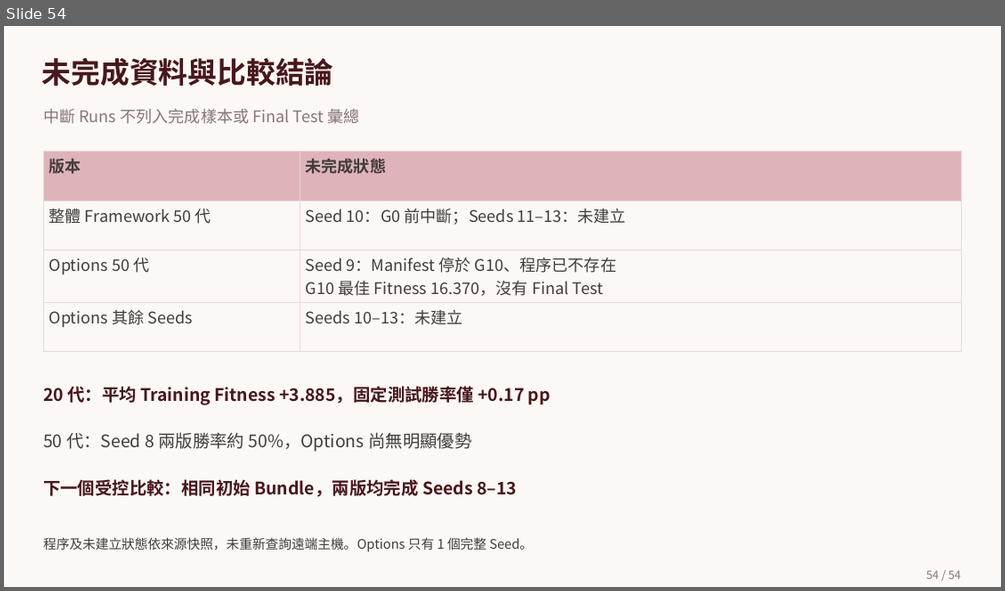
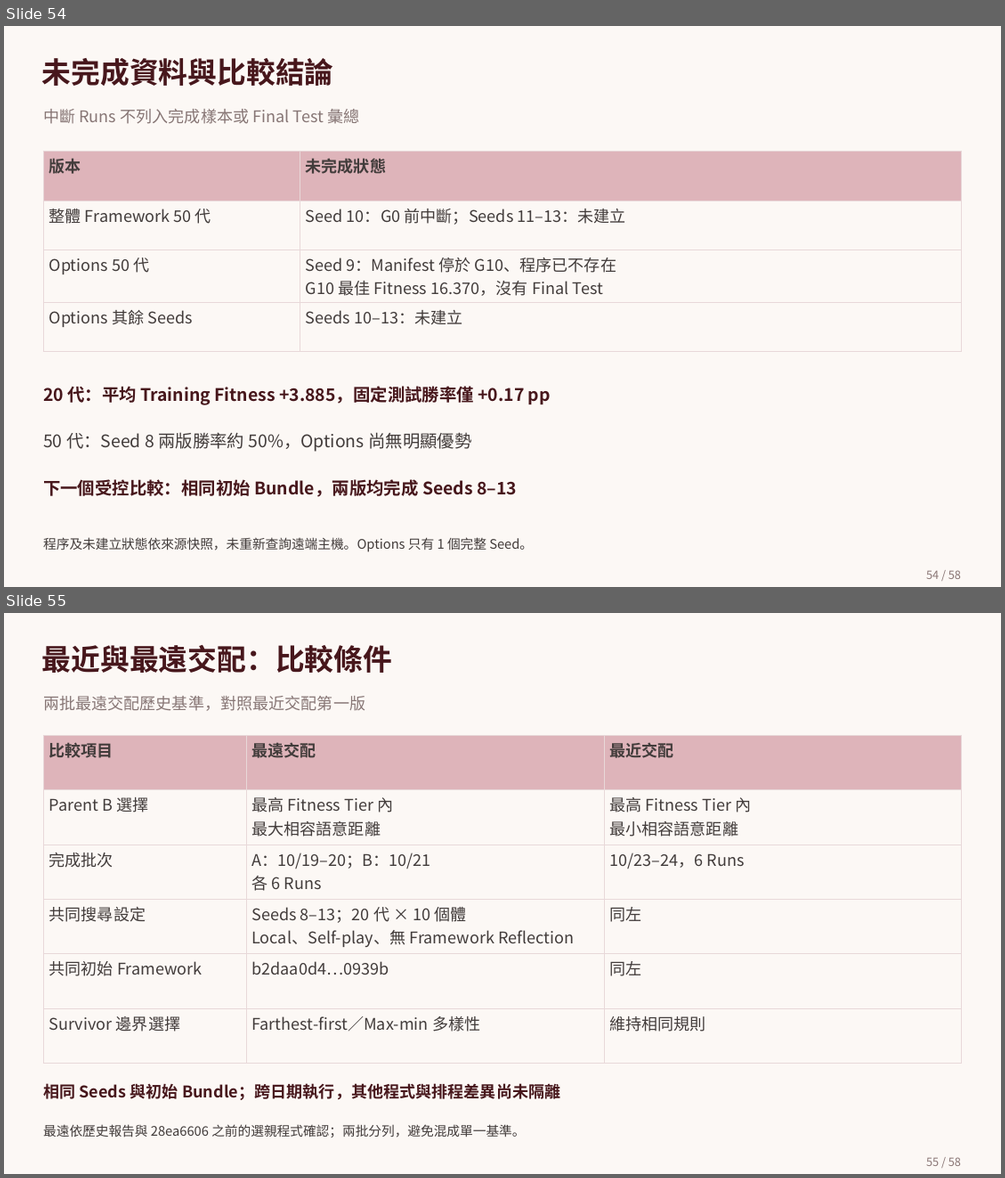
Before and after one commit to sophie8909/EAGLE, a slide deck: Meeting/20261029_experiment_comparison/deliverables/EAGLE_20261029_experiment_comparison_combined.pptx. Shown one above the other, each under a label of ours: slide 54 before the commit, slides 54 and 55 after it. The pictures are 1005x591 and 1005x1178 pixels, drawn with LibreOffice and Linux fonts; fonts in the diff are those of the drawing; background and template pictures are left out. Boxes give left, top, right and bottom in pixels: in the first picture for what was removed or moved away, otherwise in the second. Text is boxed around its words. In the diff, an @@ line names an element or a change of style, - is before the commit and + after.

Commit message:
docs: compare nearest and farthest mating in existing deck

```diff
--- a/Meeting/20261029_experiment_comparison/deliverables/EAGLE_20261029_experiment_comparison_combined.pptx
+++ b/Meeting/20261029_experiment_comparison/deliverables/EAGLE_20261029_experiment_comparison_combined.pptx
@@ slide 55 added at (4,613,1001,1174), background picture (left out) @@
@@ text added at (42,645,392,673), 36.8 pt, text #47171C, bold @@
+最近與最遠交配：比較條件
@@ text added at (43,696,365,711), 20.2 pt, text #877675 @@
+兩批最遠交配歷史基準，對照最近交配第一版
@@ table added at (43,736,962,1063), 6 rows, 3 columns @@
+比較項目 | 最遠交配 | 最近交配
+Parent B 選擇 | 最高 Fitness Tier 內 / 最大相容語意距離 | 最高 Fitness Tier 內 / 最小相容語意距離
+完成批次 | A：10/19–20；B：10/21 / 各 6 Runs | 10/23–24，6 Runs
+共同搜尋設定 | Seeds 8–13；20 代 × 10 個體 / Local、Self-play、無 Framework Reflection | 同左
+共同初始 Framework | b2daa0d4…0939b | 同左
+Survivor 邊界選擇 | Farthest-first／Max-min 多樣性 | 維持相同規則
@@ text added at (43,1083,560,1100), 20.2 pt, text #47171C, bold @@
+相同 Seeds 與初始 Bundle；跨日期執行，其他程式與排程差異尚未隔離
@@ text added at (43,1124,525,1137), 16.5 pt, text #423C3B @@
+最遠依歷史報告與 28ea6606 之前的選親程式確認；兩批分列，避免混成單一基準。
@@ page number added at (926,1157,961,1166), 14.2 pt, text #897574 @@
+55 / 58
@@ page number at (926,570,961,579): text changed @@
-54 / 54
+54 / 58
```
Also in this commit, not shown: 3 other slides added, 2 other files.
